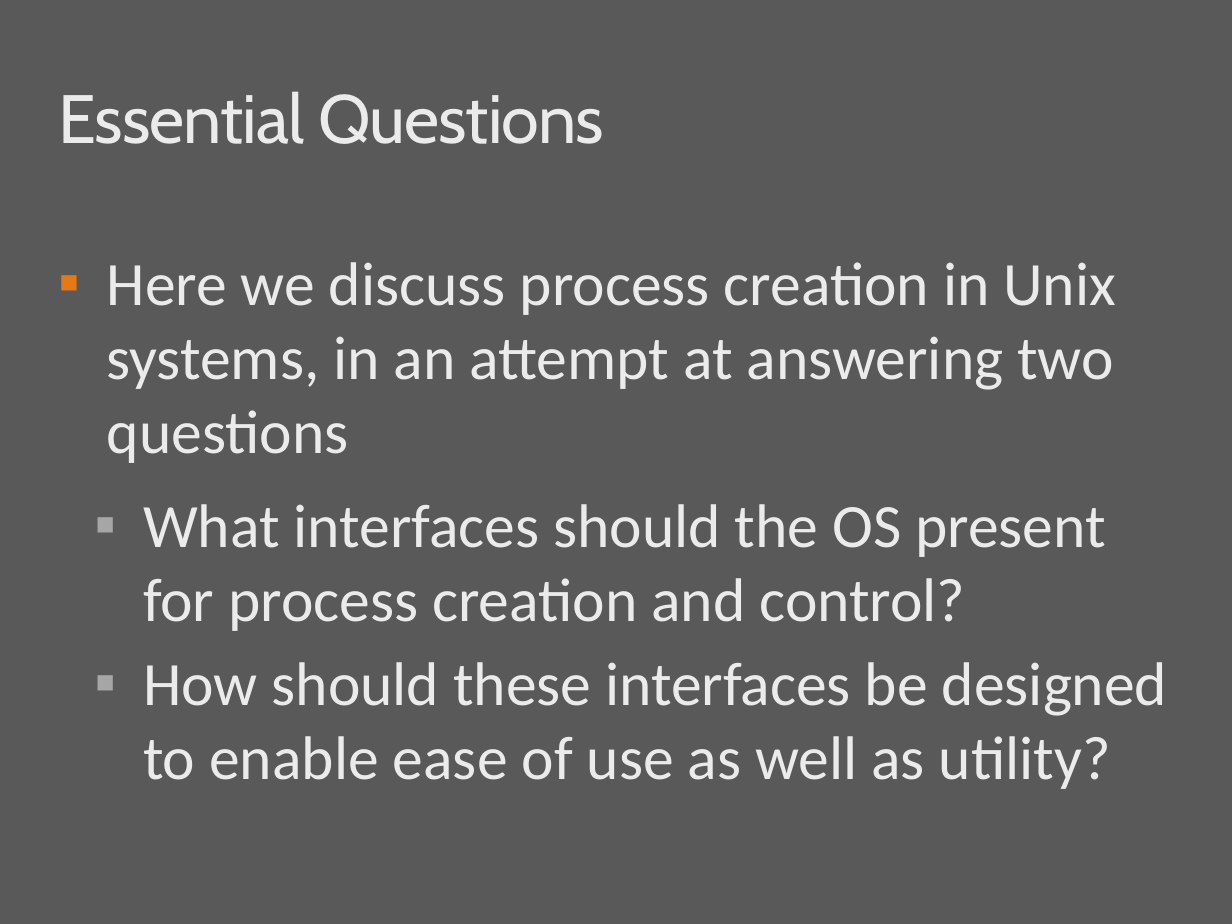
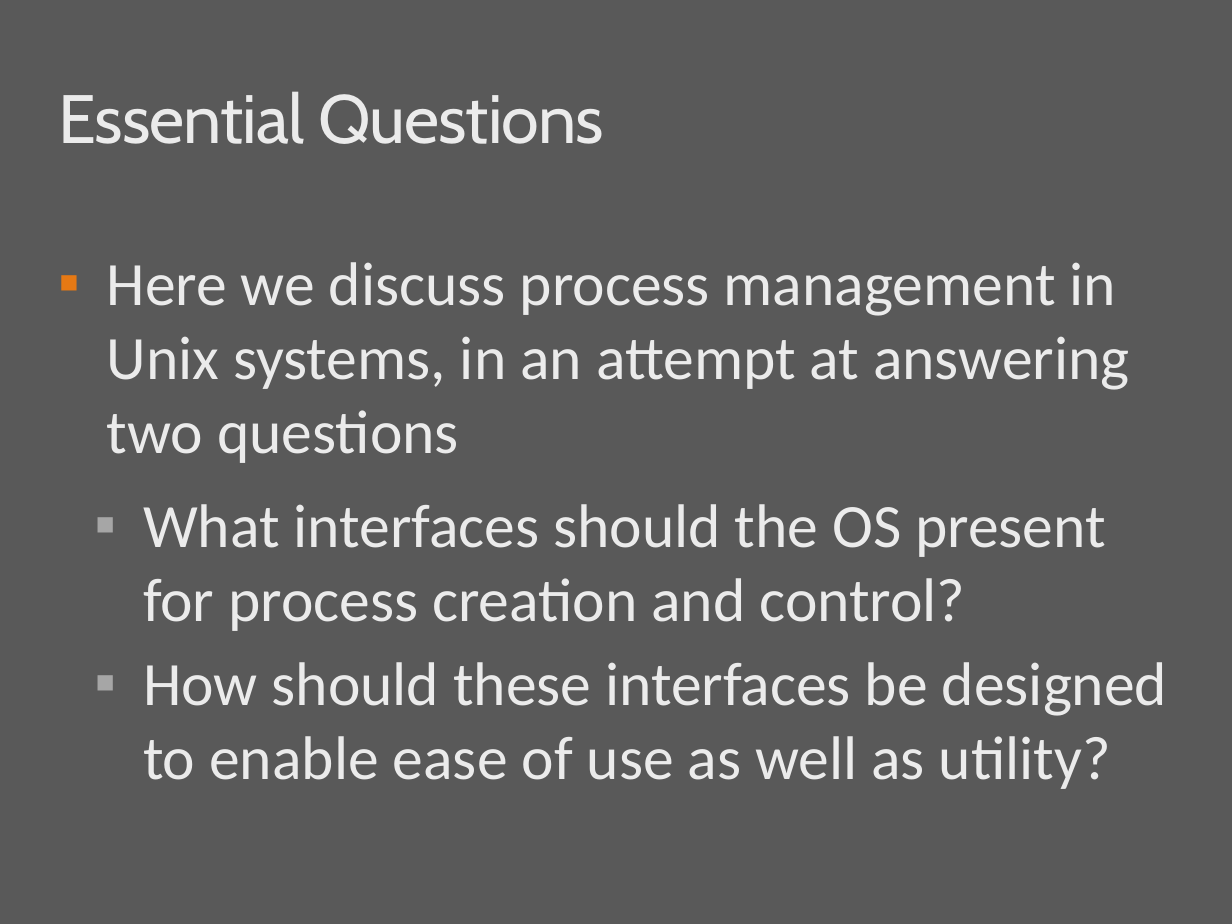
Before and after one commit to CattoAJ/MC504-2018s2, a slide deck: slide 2 of notebooks/nb180808/MC504-2018s2-T02-The_Process_API.pptx. Drawn at 1232x924 pixels with LibreOffice and Linux fonts; fonts in the diff are those of the drawing. Boxes give left, top, right and bottom in pixels: in the first picture for what was removed or moved away, otherwise in the second. Text is boxed around its words. In the diff, an @@ line names an element or a change of style, - is before the commit and + after.

```diff
--- a/notebooks/nb180808/MC504-2018s2-T02-The_Process_API.pptx
+++ b/notebooks/nb180808/MC504-2018s2-T02-The_Process_API.pptx
@@ text at box(107, 262, 1130, 463): text changed @@
-▪ Here we discuss process creation in Unix systems, in an attempt at answering two questions
+▪ Here we discuss process management in Unix systems, in an attempt at answering two questions
```
Also in this commit, not shown: 1 other slide changed, 10 slides added, 2 slides removed, 6 other files.
